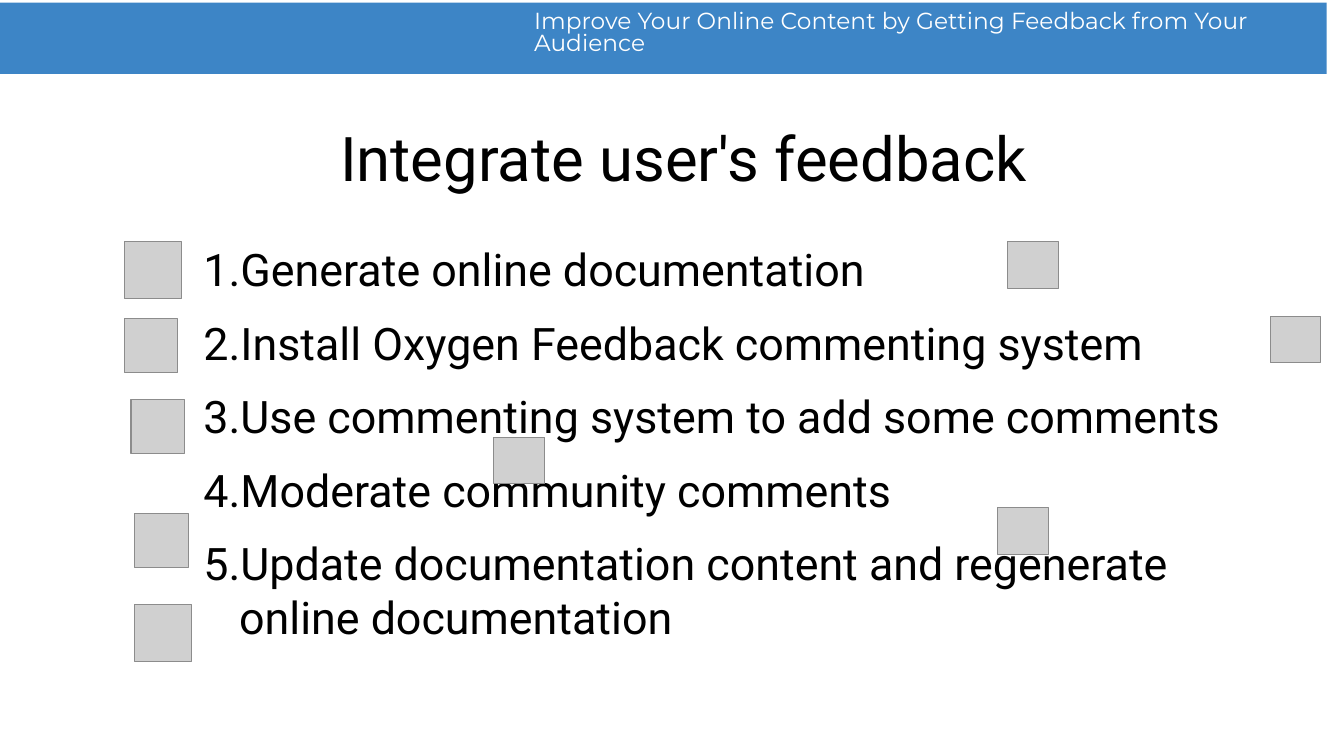
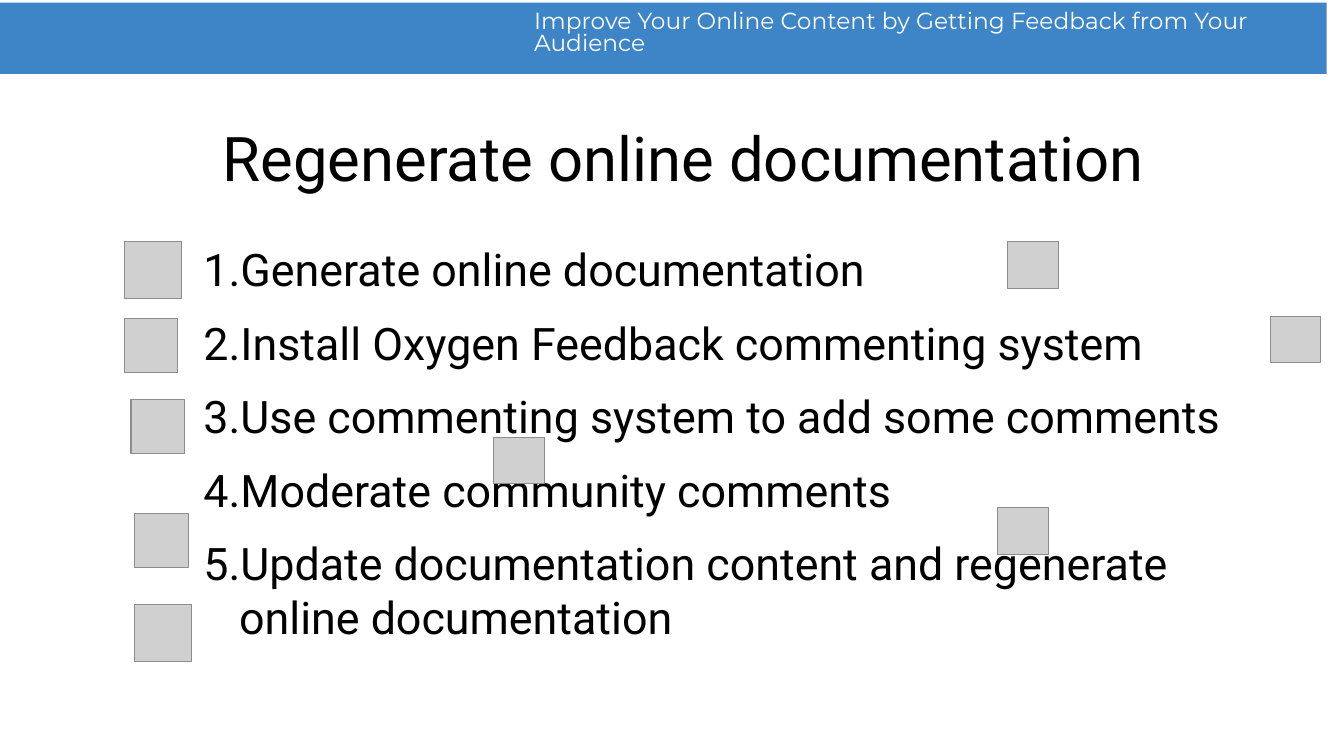
Before and after one commit to radu-pisoi/feedback-presentation, a slide deck: slide 27 of presentation/feedback-demo.odp (slide 26 before the commit). Drawn at 1344x756 pixels with LibreOffice and Linux fonts; fonts in the diff are those of the drawing; grey boxes stand for pictures; background and template pictures are left out. Boxes give left, top, right and bottom in pixels: in the first picture for what was removed or moved away, otherwise in the second. Text is boxed around its words. In the diff, an @@ line names an element or a change of style, - is before the commit and + after.

```diff
--- a/presentation/feedback-demo.odp
+++ b/presentation/feedback-demo.odp
@@ title at (223,134,1143,194): text changed @@
-Integrate user's feedback
+Regenerate online documentation
```
Also in this commit, not shown: 15 other slides changed, 1 slide added, 4 other files.
